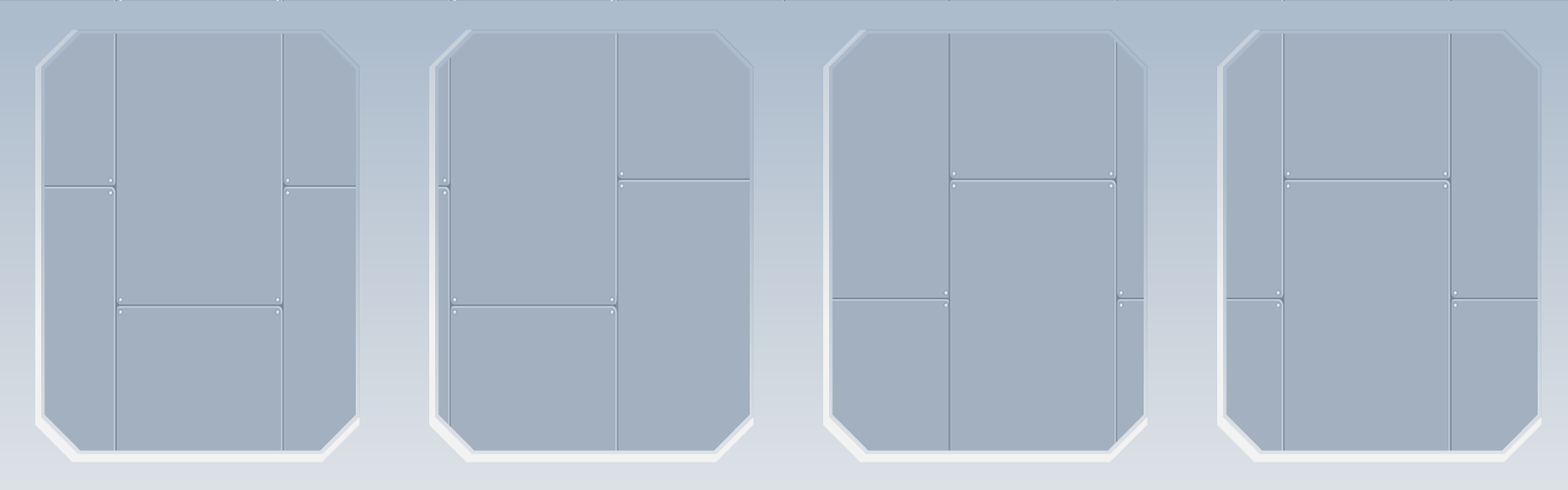
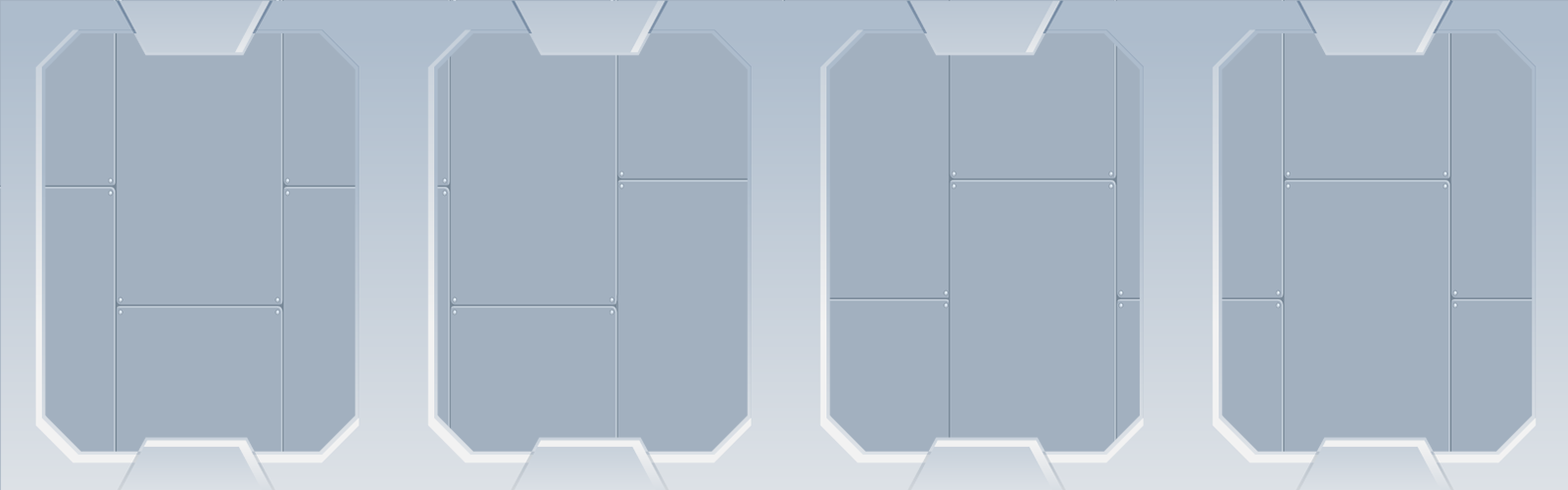
Layers edited between the first and the second 1568x490 image:
renamed "MetalCasingLast" to "Layer-5", painted on it over [0,0,1568,490]
removed layer "MetalCasing3" over [820,0,1148,490]
removed layer "MetalCasing2" over [427,0,754,490]
removed layer "MetalCasingFirst" over [0,0,361,490]
